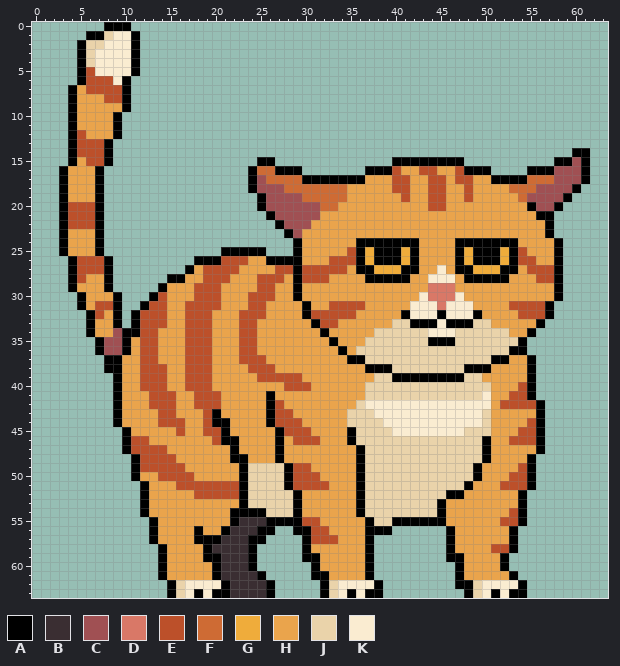
One commit to this pixel-art sprite: mygame/sprites/cat.png. Above is the file before it was changed.
The file is 64x64 pixels.
Palette (. is transparent): A #000000  B #3a2e32  C #a05053  D #d97867  E #bc502a  F #ce6b34  G #efac3b  H #eaa44c  J #ead3aa  K #faecd1
And afterwards:
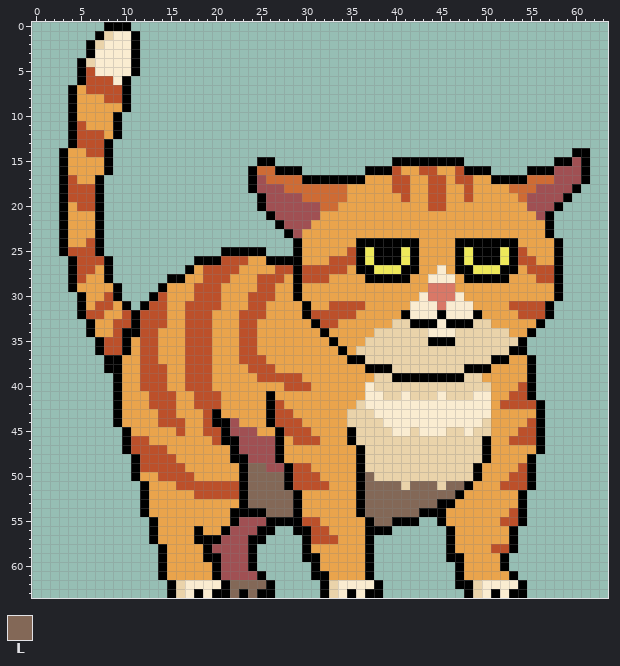
Colours new in this view: L #836857
Commit message: Improve cat leg and tail
Difference:
Colour G changes from #efac3b to #ede85a.
Colour A is added in rows 14 to 15 at x 3; in row 16 at x 8; in row 29 at x 9; in row 31 at x 10; in row 32 at x 5.
Colour A replaces colour B in row 63 at x 23 and 25.
Colour A replaces colour H in row 53 at x 46.
Colour A replaces colour J in rows 2 to 3 at x 6; in row 54 at x 43 to 44.
Colour C replaces colour A in row 20 at x 55; in row 21 at x 56.
Colour C replaces colour B in row 55 at x 23 to 25; in row 56 at x 22 to 24; in row 57 at x 21 to 23; in row 58 at x 20 to 23; in rows 59 to 60 at x 21 to 23; in row 61 at x 21 to 24.
Colour C replaces colour H in row 44 at x 22; in row 45 at x 22 to 24; in rows 46 to 47 at x 23 to 26; in row 48 at x 24 to 26.
Colour C replaces colour J in row 49 at x 26 to 27.
Colour E is added in rows 32 to 33 at x 10.
Colour E replaces colour A in row 32 at x 6; in row 33 at x 9.
Colour E replaces colour C in row 34 at x 9; in rows 35 to 36 at x 8 to 9.
Colour E replaces colour H in row 11 at x 5; in row 12 at x 6 to 7; in row 17 at x 4; in rows 18 to 19 at x 4 to 6; in row 24 at x 6; in row 25 at x 4 to 6.
Colour E replaces colour H in row 30 at x 8.
Colour H replaces colour A in rows 14 to 15 at x 4; in row 16 at x 7; in row 29 at x 8; in rows 31 to 32 at x 9.
Colour H replaces colour E in row 14 at x 5; in row 15 at x 6 to 7; in row 20 at x 4; in rows 21 to 22 at x 4 to 6; in row 27 at x 7.
Colour J replaces colour K in row 45 at x 42 and 46 to 47.
Colour K replaces colour J in row 40 at x 37; in row 41 at x 37 to 38, 41, 45 and 49; in row 43 at x 50; in row 45 at x 48.
Colour L replaces colour A in row 52 at x 46.
Colour L replaces colour B in row 62 at x 22 to 25; in row 63 at x 22 and 24.
Colour L replaces colour J in row 49 at x 24 to 25; in row 50 at x 24 to 27 and 37; in row 51 at x 24 to 27, 37 to 40, 42 to 44 and 46 to 47; in row 52 at x 24 to 28 and 37 to 45; in row 53 at x 24 to 28 and 37 to 44; in row 54 at x 26 to 28 and 37 to 42.
Colour L replaces colour J in row 55 at x 38 to 39.
The author cleared colour A in row 1 at x 6; in rows 2 to 3 at x 5; in row 55 at x 43 to 44.
